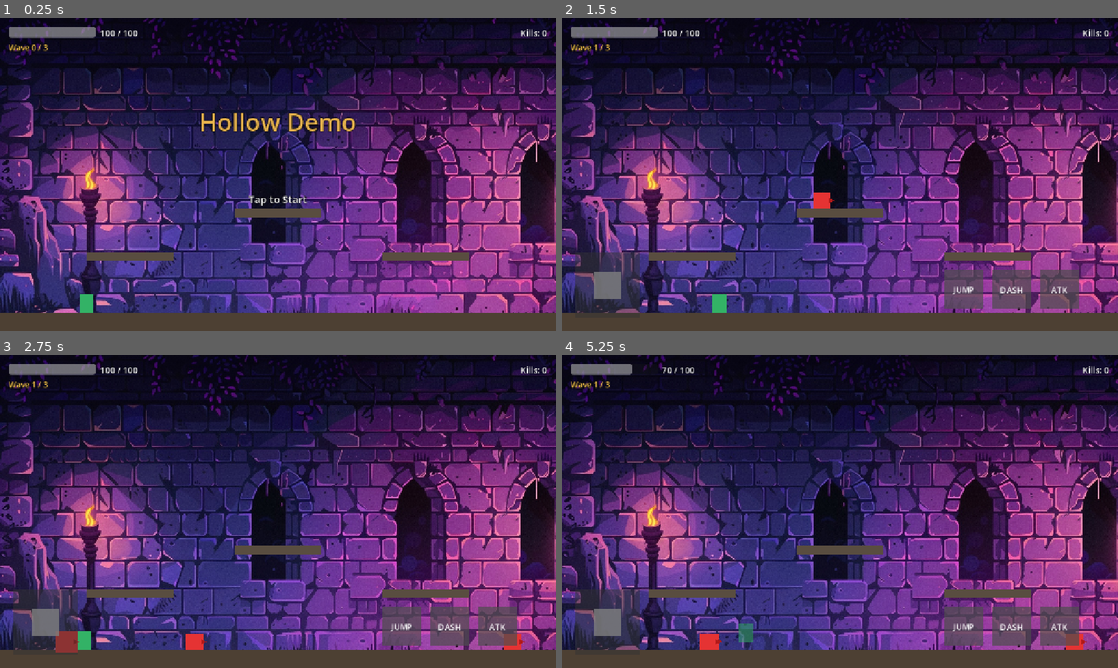
Above: before the commit, frames 1-4 (two rows, left to right).
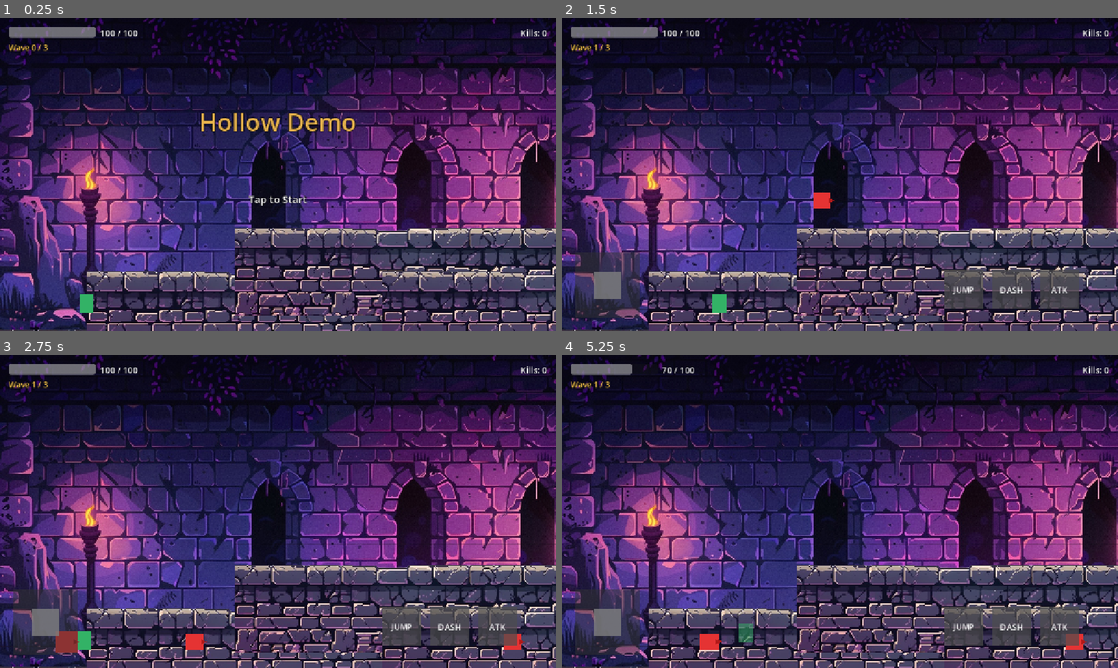
Above: after the commit, the same moments.

Repository: myself594/flappy-bird
Game: Godot game, scene res://scenes/main.tscn
Two runs of this game, one before a commit and one after it. Both use one fixed random seed, a clock stepped at 60 frames per second and the inputs below.
Inputs (mouse positions are in pixels of both pictures, inside the frame that each line leads up to):
- Up to frame 1 (0.25 s): no input
- Up to frame 2 (1.5 s): tap Enter at 0.5 s; move the mouse to (962, 158) at 0.52 s; hold D (move_right) 0.53-1.25 s; click (962, 158) at 0.6 s; tap W (jump) at 0.77 s; drag from (728, 190) to (739, 274) at 1.27 s
- Up to frame 3 (2.75 s): move the mouse to (333, 442) at 2.02 s; hold A (move_left) from 2.03 s (still down); click (333, 442) at 2.1 s
- Up to frame 4 (5.25 s): release A (move_left) at 2.75 s; drag from (812, 574) to (673, 464) at 2.77 s; move the mouse to (1006, 558) at 3.52 s; hold D (move_right) 3.53-4.25 s; click (1006, 558) at 3.6 s; tap W (jump) at 3.77 s; drag from (673, 464) to (745, 611) at 4.27 s; move the mouse to (867, 511) at 5.02 s; hold D (move_right) from 5.03 s (still down); click (867, 511) at 5.1 s

The runs differ from the first frame. In frame 1, 25% of the frame differs, in the area x 0-100%, y 60-100%; in frame 2, 24%; in frame 3, 24%; in frame 4, 24%.

Commit message:
Apply platform texture to ground and platforms

Diff:
--- a/scenes/main.tscn
+++ b/scenes/main.tscn
@@ -1,10 +1,11 @@
-[gd_scene load_steps=11 format=3 uid="uid://main001"]
+[gd_scene load_steps=12 format=3 uid="uid://main001"]
 
 [ext_resource type="Script" path="res://scripts/game_manager.gd" id="1_manager"]
 [ext_resource type="Script" path="res://scripts/player.gd" id="2_player"]
 [ext_resource type="Script" path="res://scripts/virtual_joystick.gd" id="3_joystick"]
 [ext_resource type="Script" path="res://scripts/virtual_button.gd" id="4_button"]
 [ext_resource type="Texture2D" path="res://assets/images/background.jpg" id="5_background"]
+[ext_resource type="Texture2D" path="res://assets/images/platform.png" id="6_platform"]
 
 [sub_resource type="CircleShape2D" id="CircleShape2D_body"]
 radius = 20.0
@@ -40,12 +41,13 @@
 [node name="CollisionShape" type="CollisionShape2D" parent="Arena/Ground"]
 shape = SubResource("RectangleShape2D_ground")
 
-[node name="Visual" type="ColorRect" parent="Arena/Ground"]
+[node name="Visual" type="TextureRect" parent="Arena/Ground"]
 offset_left = -640.0
-offset_top = -20.0
+offset_top = -30.0
 offset_right = 640.0
-offset_bottom = 20.0
-color = Color(0.3, 0.25, 0.2, 1)
+offset_bottom = 30.0
+texture = ExtResource("6_platform")
+stretch_mode = 1
 
 [node name="Platform1" type="StaticBody2D" parent="Arena"]
 position = Vector2(300, 550)
@@ -55,12 +57,13 @@
 [node name="CollisionShape" type="CollisionShape2D" parent="Arena/Platform1"]
 shape = SubResource("RectangleShape2D_platform")
 
-[node name="Visual" type="ColorRect" parent="Arena/Platform1"]
+[node name="Visual" type="TextureRect" parent="Arena/Platform1"]
 offset_left = -100.0
-offset_top = -10.0
+offset_top = -15.0
 offset_right = 100.0
-offset_bottom = 10.0
-color = Color(0.35, 0.3, 0.25, 1)
+offset_bottom = 15.0
+texture = ExtResource("6_platform")
+stretch_mode = 1
 
 [node name="Platform2" type="StaticBody2D" parent="Arena"]
 position = Vector2(640, 450)
@@ -70,12 +73,13 @@
 [node name="CollisionShape" type="CollisionShape2D" parent="Arena/Platform2"]
 shape = SubResource("RectangleShape2D_platform")
 
-[node name="Visual" type="ColorRect" parent="Arena/Platform2"]
+[node name="Visual" type="TextureRect" parent="Arena/Platform2"]
 offset_left = -100.0
-offset_top = -10.0
+offset_top = -15.0
 offset_right = 100.0
-offset_bottom = 10.0
-color = Color(0.35, 0.3, 0.25, 1)
+offset_bottom = 15.0
+texture = ExtResource("6_platform")
+stretch_mode = 1
 
 [node name="Platform3" type="StaticBody2D" parent="Arena"]
 position = Vector2(980, 550)
@@ -85,12 +89,13 @@
 [node name="CollisionShape" type="CollisionShape2D" parent="Arena/Platform3"]
 shape = SubResource("RectangleShape2D_platform")
 
-[node name="Visual" type="ColorRect" parent="Arena/Platform3"]
+[node name="Visual" type="TextureRect" parent="Arena/Platform3"]
 offset_left = -100.0
-offset_top = -10.0
+offset_top = -15.0
 offset_right = 100.0
-offset_bottom = 10.0
-color = Color(0.35, 0.3, 0.25, 1)
+offset_bottom = 15.0
+texture = ExtResource("6_platform")
+stretch_mode = 1
 
 [node name="WallLeft" type="StaticBody2D" parent="Arena"]
 position = Vector2(-20, 360)
Renamed: 1000079848-removebg-preview (1).png -> assets/images/platform.png
